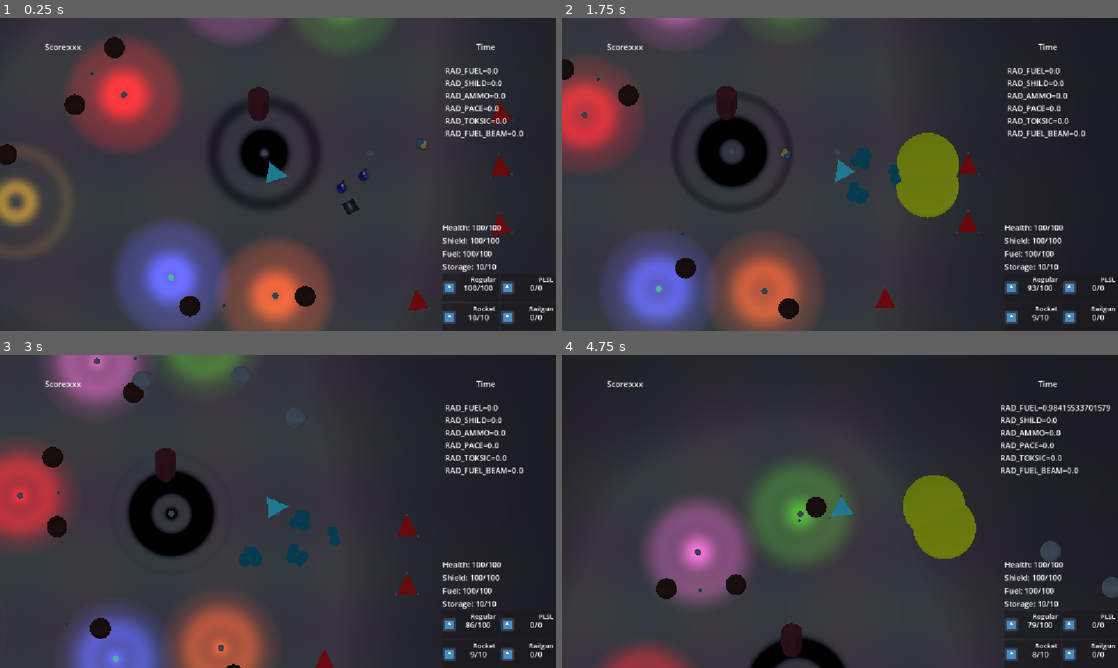
Above: before the commit, frames 1-4 (two rows, left to right).
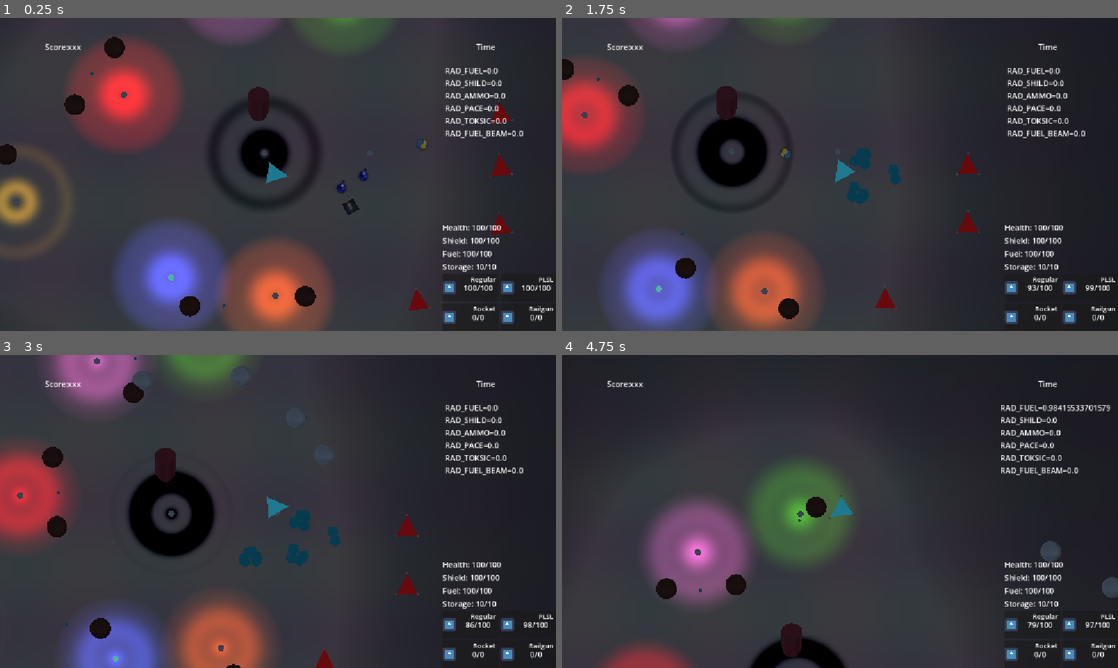
Above: after the commit, the same moments.

Repository: forklovee/SpaceJam2026
Game: Godot game, scene res://main.tscn
Two runs of this game, one before a commit and one after it. Both use one fixed random seed, a clock stepped at 60 frames per second and the inputs below. The engine's default icon, where the game draws it, is replaced by a stand-in: a white triangle on a blue panel in a dark square.
Inputs (mouse positions are in pixels of both pictures, inside the frame that each line leads up to):
- Up to frame 1 (0.25 s): no input
- Up to frame 2 (1.75 s): move the mouse to (962, 158) at 0.52 s; press the mouse at (962, 158) at 0.53 s; hold D (Right) 0.53-1.28 s; move the mouse to (728, 190) at 1.27 s; release the mouse at (728, 190) at 1.28 s; hold S (Down) from 1.28 s (still down); right-click (728, 190) at 1.35 s
- Up to frame 3 (3 s): move the mouse to (333, 442) at 2.02 s; release S (Down) at 2.03 s; press the mouse at (333, 442) at 2.03 s; hold D (Right) 2.03-2.78 s; move the mouse to (250, 574) at 2.77 s; release the mouse at (250, 574) at 2.78 s; hold W (Up) from 2.78 s (still down); right-click (250, 574) at 2.85 s
- Up to frame 4 (4.75 s): move the mouse to (1006, 558) at 3.52 s; release W (Up) at 3.53 s; press the mouse at (1006, 558) at 3.53 s; hold A (Left) from 3.53 s (still down); move the mouse to (673, 464) at 4.27 s; release the mouse at (673, 464) at 4.28 s; right-click (673, 464) at 4.35 s

The runs differ from the first frame. In frame 1, 0.1% of the frame differs, in the area x 84-100%, y 85-97%; in frame 2, 2.6%; in frame 3, 0.1%; in frame 4, 2.7%, in the area x 61-99%, y 38-97%.

Commit message:
Hud signal connection fix

Diff:
--- a/Player/UI/hud.gd
+++ b/Player/UI/hud.gd
@@ -32,9 +32,10 @@
 
 func unbind_ship(ship: Ship):
 	ship.health_changed.disconnect(_on_health_changed)
+	ship.shield_changed.disconnect(_on_shield_changed)
 	ship.fuel_changed.disconnect(_on_fuel_changed)
 	ship.storage_changed.disconnect(_on_storage_changed)
-	ship.ammo_amount_changed.disconnect(_on_ammo_amount_changed)
+	ship.used_weapon.disconnect(_on_ammo_amount_changed)
 
 
 func update_labels():
--- a/Ship/Gun/rocket_gun.tscn
+++ b/Ship/Gun/rocket_gun.tscn
@@ -5,6 +5,7 @@
 [node name="RocketGun" type="Node3D" unique_id=325331390]
 script = ExtResource("1_epjrh")
 bullet_type = 2
+target_gun_slots = Array[int]([1, 2])
 damage = 50
 range = 5.0
 firerate_sec = 2.0
--- a/Ship/PlayerShip/player_ship.tscn
+++ b/Ship/PlayerShip/player_ship.tscn
@@ -2,7 +2,7 @@
 
 [ext_resource type="PackedScene" uid="uid://idcyet8cqbav" path="res://Ship/base_ship.tscn" id="1_4ff6c"]
 [ext_resource type="PackedScene" uid="uid://cnkt4114trhuc" path="res://Ship/Gun/regular_gun.tscn" id="2_d1b4h"]
-[ext_resource type="PackedScene" uid="uid://dggubpuu36kb3" path="res://Ship/Gun/rocket_gun.tscn" id="3_wtuya"]
+[ext_resource type="PackedScene" uid="uid://vit26vtugxqg" path="res://Ship/Gun/plsl_gun.tscn" id="3_wtuya"]
 
 [sub_resource type="StandardMaterial3D" id="StandardMaterial3D_4ff6c"]
 albedo_color = Color(0.3372549, 1, 1, 1)
@@ -19,4 +19,4 @@
 bullets_per_shot = 7
 spread_deg = 18.289
 
-[node name="RocketGun" parent="WingL_GunSlot" parent_id_path=PackedInt32Array(1491398764) index="0" unique_id=274696058 instance=ExtResource("3_wtuya")]
+[node name="PLSLGun" parent="WingL_GunSlot" parent_id_path=PackedInt32Array(1491398764) index="0" unique_id=1435125892 instance=ExtResource("3_wtuya")]
